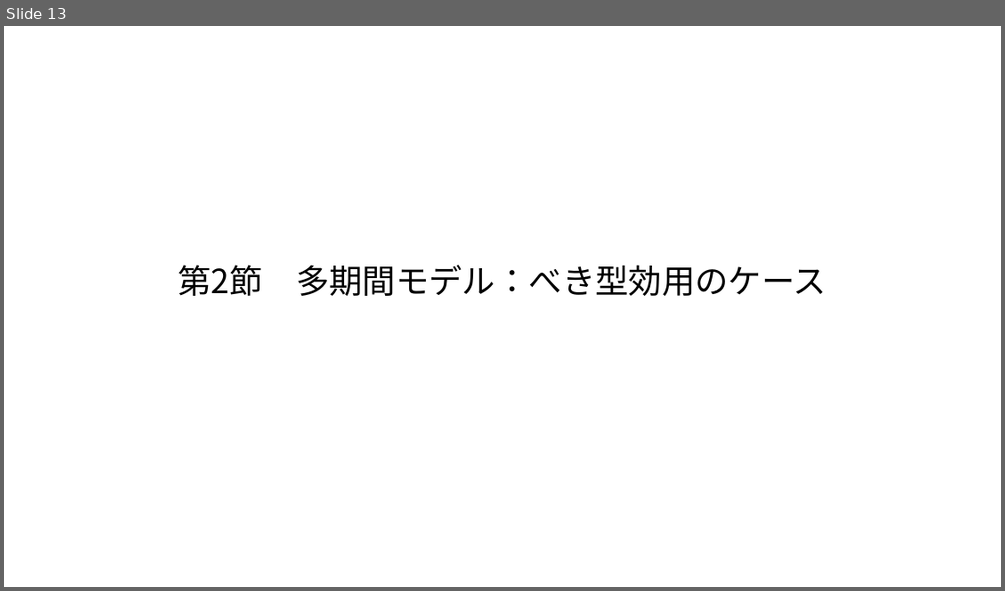
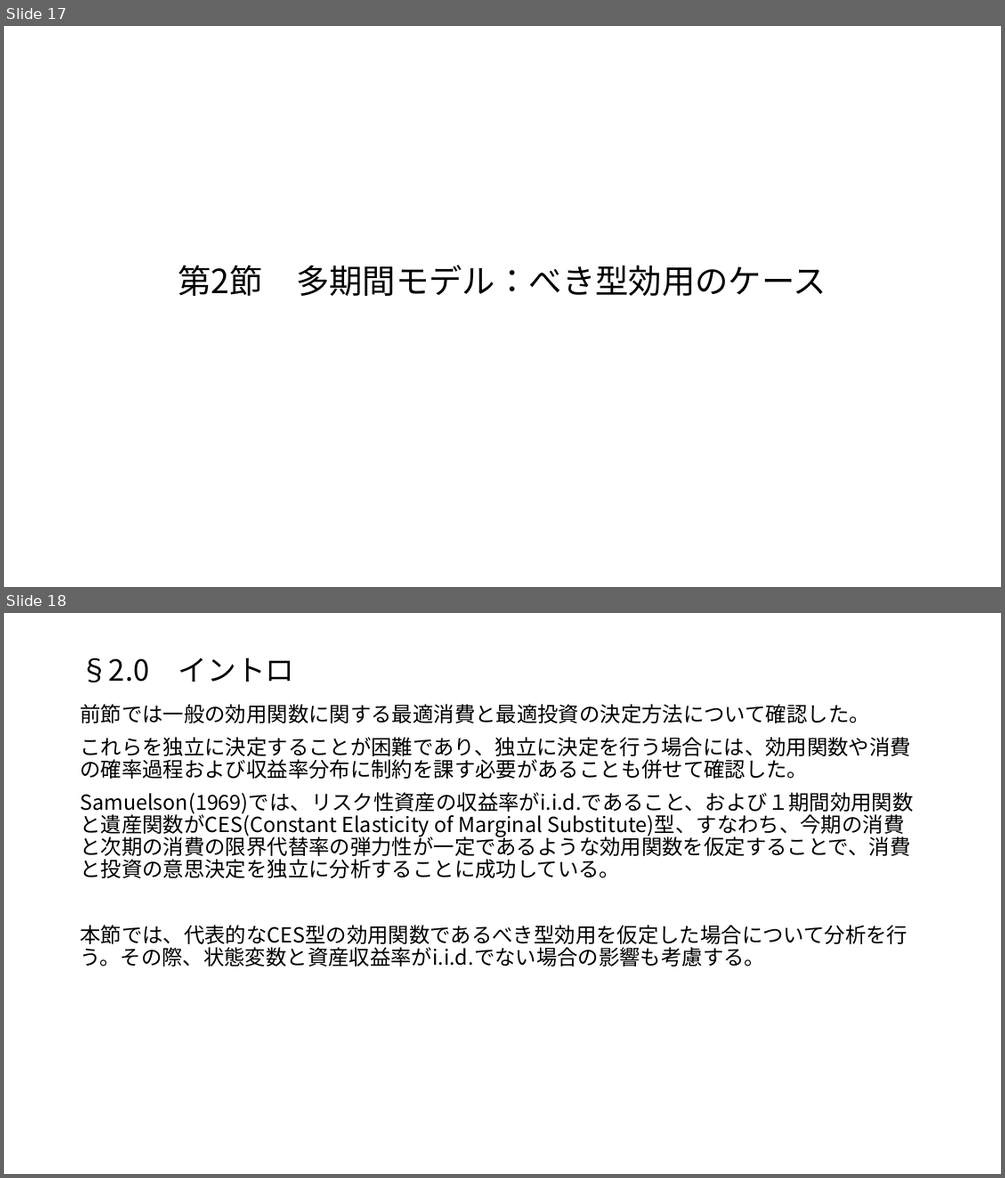
Before and after one commit to macha1811/Long-term-Investment-Theory-and-Practice, a slide deck: 第3章.pptx. Shown one above the other, each under a label of ours: slide 13 before the commit, slides 17 and 18 after it. The pictures are 1005x591 and 1005x1178 pixels, drawn with LibreOffice and Linux fonts; fonts in the diff are those of the drawing. Boxes give left, top, right and bottom in pixels: in the first picture for what was removed or moved away, otherwise in the second. Text is boxed around its words. In the diff, an @@ line names an element or a change of style, - is before the commit and + after.

Commit message:
3.2追加

```diff
--- a/第3章.pptx
+++ b/第3章.pptx
@@ slide 18 added at (4,613,1001,1174), background #FFFFFF @@
@@ title added at (80,657,295,682), 28 pt, text #000000 @@
+§2.0 イントロ
@@ text added at (80,704,913,966), 20 pt, text #000000 @@
+前節では一般の効用関数に関する最適消費と最適投資の決定方法について確認した。
+これらを独立に決定することが困難であり、独立に決定を行う場合には、効用関数や消費の確率過程および収益率分布に制約を課す必要があることも併せて確認した。
+Samuelson(1969)では、リスク性資産の収益率がi.i.d.であること、および１期間効用関数と遺産関数がCES(Constant Elasticity of Marginal Substitute)型、すなわち、今期の消費と次期の消費の限界代替率の弾力性が一定であるような効用関数を仮定することで、消費と投資の意思決定を独立に分析することに成功している。
+本節では、代表的なCES型の効用関数であるべき型効用を仮定した場合について分析を行う。その際、状態変数と資産収益率がi.i.d.でない場合の影響も考慮する。
@@ what was slide 13 is now slide 17 @@
```
Also in this commit, not shown: 9 other slides added.
